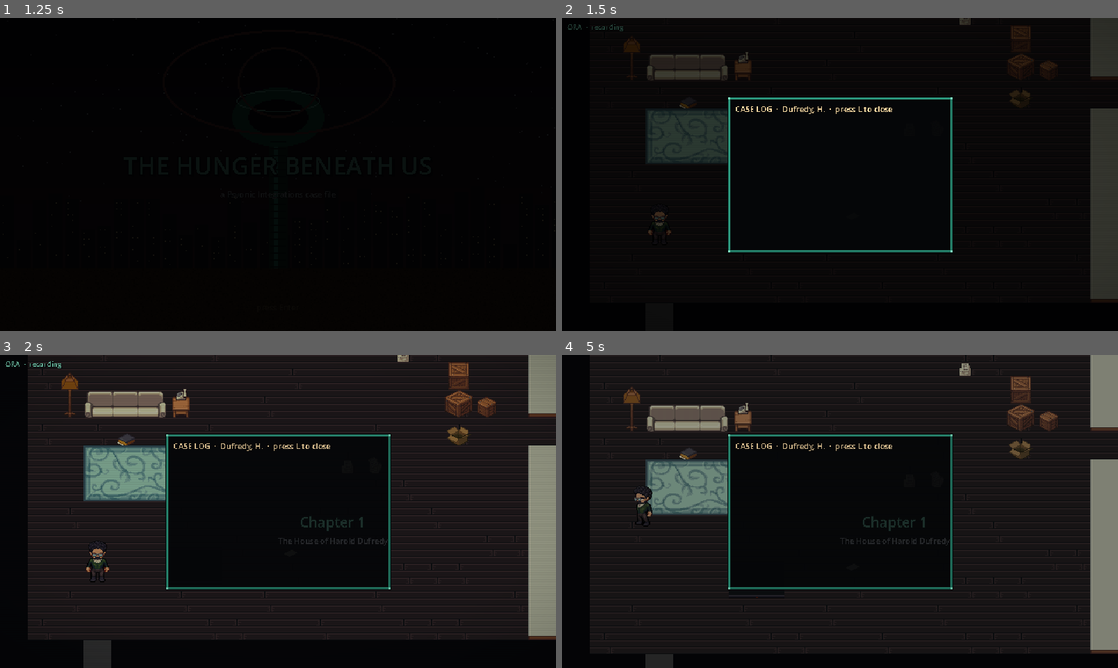
Above: before the commit, frames 1-4 (two rows, left to right).
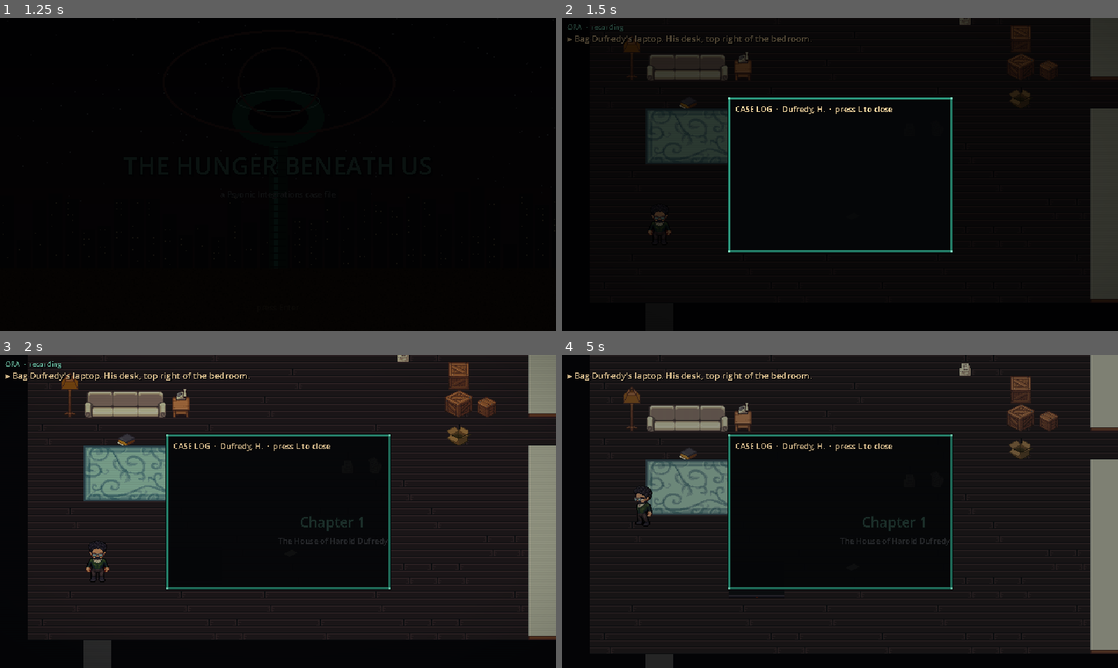
Above: after the commit, the same moments.

Repository: roweboat25/Hunger-beneath-us
Game: Godot game, scene res://scenes/Main.tscn
Two runs of this game, one before a commit and one after it. Both use one fixed random seed, a clock stepped at 60 frames per second and the inputs below.
Inputs:
- Up to frame 1 (1.25 s): tap Enter at 0.5 s; hold D (move_right) from 0.53 s (still down); hold E (interact) from 0.53 s (still down)
- Up to frame 2 (1.5 s): tap Enter at 1.25 s; release D (move_right) at 1.28 s; release E (interact) at 1.28 s; hold S (move_down) from 1.28 s (still down); tap L (case_log) at 1.35 s
- Up to frame 3 (2 s): keep holding S (move_down); tap E (interact) at 1.55 s
- Up to frame 4 (5 s): tap L (case_log) at 2, 4.35 s; release S (move_down) at 2.03 s; hold D (move_right) 2.03-2.78 s; hold E (interact) 2.03-2.78 s; tap Space at 2.75, 4.25 s; hold W (move_up) 2.78-3.53 s; tap G (toggle_glasses) at 2.85 s; tap E (interact) at 3.05, 4.55 s; tap Enter at 3.5 s; hold E (interact) 3.53-4.28 s; hold A (move_left) from 3.53 s (still down)

Frame 1 is identical in both runs. In frame 2, 0.3% of the frame differs, in the area x 1-45%, y 5-9%; in frame 3, 0.4%; in frame 4, 0.4%.

Commit message:
Add first-person close-up views and an on-screen objective line
Key moments now switch to a painted first-person view with hotspots
(arrows choose, E examines, Esc steps back): Dufredy's desk and laptop,
the eyes on the bedroom floor, Mira's ritual circle, Lynx's laptop, the
door in the cliff and the mirror. Backdrops come from tools/closeups.py.
Every scene also reports what to do next under the HUD line, so players
know what gates the exit.

Co-Authored-By: Claude Fable 5.1 <noreply@anthropic.com>
Claude-Session: https://claude.ai/code/session_01B2ggZ7uvmcjyRPxg6sEM7Z

Diff:
--- a/scripts/maps/ApartmentScene.gd
+++ b/scripts/maps/ApartmentScene.gd
@@ -2,6 +2,20 @@
 ## Scene 1: Harold Dufredy's apartment. Chapter 1 of the novel.
 
 var _laptop_done := false
+var _desk_seen := false
+
+const DESK_HOTSPOTS := [
+	{"id": "cu_laptop", "label": "Ionware laptop", "rect": Rect2(170, 95, 170, 110)},
+	{"id": "cu_papers", "label": "printouts", "rect": Rect2(330, 120, 140, 80)},
+	{"id": "cu_mug", "label": "coffee mug", "rect": Rect2(90, 190, 60, 50)},
+	{"id": "cu_boxes", "label": "boxes", "rect": Rect2(470, 150, 150, 120)},
+]
+
+
+func objective_text() -> String:
+	if not Game.has_flag("laptop_bagged"):
+		return "Bag Dufredy's laptop. His desk, top right of the bedroom."
+	return "Leave. The doorway at the bottom left."
 
 
 func _init() -> void:
@@ -46,16 +60,17 @@
 			await ui.think("Nobody had slept here in weeks. The desk chair, though, was worn through.")
 			ui.close()
 		"eyes":
+			closeup.show_view("the bedroom floor", "res://assets/closeups/apartment_eyes.png")
 			await ui.say("ORA", "Biological debris identified. Police notified.", "ora")
 			await ui.think("A patch of dried blood stained the dusty brown carpet, framed by two white spheres.")
 			await ui.say("Carl", "Harold Dufredy's eyes.", "carl")
 			await ui.think("Finding a man's eyes, clearly ripped out to the optic nerve, is never a good sight. Why would he discard them in this way?")
 			ui.close()
+			closeup.hide_view()
 			Game.set_flag("eyes_found")
 			Game.log_entry("Eyes found on the bedroom floor. Removed to the optic nerve.")
-		"desk":
-			await ui.think("Most dads keep a photo of their kids on their desks. Something human. There was nothing here. Just an Ionware laptop on a plain wooden desk.")
-			ui.close()
+		"desk", "laptop":
+			await _desk_closeup()
 		"stick":
 			await ui.think("Every crunch underfoot echoed like dry leaves in an autumn forest. For a second, I forgot the smell. It reminded me of the woods behind my childhood house.")
 			await ui.think("Then came a sharp snap.")
@@ -80,14 +95,37 @@
 			Game.set_flag("ceiling_eye")
 			Game.add_connection(2.0, "looked at the eye")
 			Game.log_entry("Eye symbol made of sticks taped to the bedroom ceiling. No pupil.")
-		"laptop":
+		"exit":
+			await _try_leave()
+
+
+## First-person view of the desk. The laptop hotspot runs the Psyon sequence.
+func _desk_closeup() -> void:
+	if not _desk_seen:
+		_desk_seen = true
+		await ui.think("Most dads keep a photo of their kids on their desks. Something human. There was nothing here. Just an Ionware laptop on a plain wooden desk.")
+		ui.close()
+	await closeup.run("Dufredy's desk", "res://assets/closeups/apartment_desk.png", DESK_HOTSPOTS, _on_desk)
+
+
+func _on_desk(id: String) -> void:
+	match id:
+		"cu_laptop":
 			if _laptop_done:
 				await ui.think("The laptop was in the evidence bag. I wasn't opening it again. Not here.")
 				ui.close()
-				return
-			await _laptop_sequence()
-		"exit":
-			await _try_leave()
+			else:
+				await _laptop_sequence()
+		"cu_papers":
+			await ui.think("Printouts. Psyon transcripts, hundreds of pages. Every reply blacked out by hand with a marker. He'd kept only his own questions.")
+			ui.close()
+			Game.log_entry("Desk: printed Psyon transcripts, every reply redacted by hand.")
+		"cu_mug":
+			await ui.think("Coffee with a skin on it. Weeks old. The ring underneath was older.")
+			ui.close()
+		"cu_boxes":
+			await ui.think("Unopened deliveries. He'd stopped going outside long before he stopped seeing.")
+			ui.close()
 
 
 func _laptop_sequence() -> void:
--- a/scripts/maps/DesertScene.gd
+++ b/scripts/maps/DesertScene.gd
@@ -3,6 +3,14 @@
 
 var _sedan_done := false
 var _at_door := false
+
+
+func objective_text() -> String:
+	if not _sedan_done:
+		return "The sedan, out on the flats."
+	if not _at_door:
+		return "The door in the cliff, to the east."
+	return "Walk in."
 
 
 func _init() -> void:
@@ -69,6 +77,7 @@
 	Game.input_locked = true
 	await ui.think("Each footfall felt rehearsed. Then: static.")
 	ui.close()
+	closeup.show_view("the door", "res://assets/closeups/desert_door.png")
 	await main.filter.flash(0.1)
 	Game.set_glasses(false)
 	await ui.think("My ORA-frames shut down. A scream of digital distortion ripped through my skull. I tore the glasses off. Silence.")
@@ -88,6 +97,7 @@
 	ui.close()
 	Game.add_connection(2.0, "bowed")
 	await main.filter.flash(0.2)
+	closeup.hide_view()
 	show_prop("cave_door", false)
 	await ui.think("The door slid open.")
 	ui.close()
--- a/scripts/maps/HomeScene.gd
+++ b/scripts/maps/HomeScene.gd
@@ -8,6 +8,21 @@
 var _ezra_done := false
 var _ritual_done := false
 var _slept := false
+
+const RITUAL_HOTSPOTS := [
+	{"id": "cu_sticks", "label": "the circle", "rect": Rect2(90, 150, 400, 130)},
+	{"id": "cu_tablet", "label": "the tablet", "rect": Rect2(240, 210, 110, 60)},
+	{"id": "cu_light", "label": "nightlight", "rect": Rect2(105, 55, 80, 70)},
+	{"id": "cu_bed", "label": "Mira's bed", "rect": Rect2(420, 70, 200, 100)},
+]
+
+
+func objective_text() -> String:
+	if _second:
+		return "" if _ritual_done else "Check on Mira. Her room is on the right."
+	if not _mira_done:
+		return "Dinner. Talk to Monica, Mira and Ezra."
+	return "Sleep. The couch on the left."
 
 
 func _init() -> void:
@@ -60,8 +75,7 @@
 			if _second and not _ritual_done:
 				await _ritual()
 			elif _second:
-				await ui.think("Sticks. Snapped clean. Two inner rings. The crayon eye was still on the floor.")
-				ui.close()
+				await closeup.run("Mira's floor", "res://assets/closeups/home_ritual.png", RITUAL_HOTSPOTS, _on_ritual_spot)
 		"ezra_bed":
 			await ui.think("Ezra's room. VR headset on the pillow, thirty minutes a night, managed and metered.")
 			ui.close()
@@ -329,6 +343,7 @@
 	await ui.think("A soft sound drifted down the hall. Mira, talking to someone. Not in conversation. With a distinct, measured rhythm.")
 	await ui.say("Mira", "The art you lost will speak through me, / The name you wore, the things you dream...", "mira")
 	await ui.think("She sat on the floor, cross-legged, her back to me, her gaze fixed on a circle at the foot of her bed. Sticks. Thin, brittle, snapped clean. Two inner rings. Exactly like Dufredy's ceiling.")
+	closeup.show_view("Mira's room", "res://assets/closeups/home_ritual.png")
 	await ui.think("Inside the circle: a pale, smooth stone, her school tablet, and a scrap of paper with a spiralling eye drawn in bright red crayon.")
 	var pick := await ui.choose(["Barge in now.", "Wait. Watch."])
 	if pick == 1:
@@ -371,6 +386,7 @@
 	await ui.think("The floor rushed up to meet me.")
 	ui.close()
 	await main.fade_out(1.2)
+	closeup.hide_view()
 	Game.add_connection(2.0, "Mira's ritual")
 	Game.log_entry("Mira built a stick circle with two inner rings and chanted a verse. Her tablet answered. Same forked build.")
 	await beat(1.0)
@@ -383,6 +399,26 @@
 	await main.change_map("res://scenes/maps/WarRoom.tscn")
 
 
+func _on_ritual_spot(id: String) -> void:
+	match id:
+		"cu_sticks":
+			await ui.think("Sticks. Snapped clean. Two inner rings. The crayon eye was still on the floor. I didn't touch it.")
+			ui.close()
+		"cu_tablet":
+			if Game.has_flag("tablet_smashed"):
+				await ui.think("The tablet was in pieces in the bin. The chime it made was still in my head.")
+			else:
+				await ui.think("The tablet was in my coat. Evidence. It felt warm through the lining, which was impossible.")
+			ui.close()
+		"cu_light":
+			await ui.think("Her nightlight. She'd asked for it last year. 'In case something looks at me,' she said. I'd laughed.")
+			ui.close()
+			Game.add_connection(1.0, "the nightlight")
+		"cu_bed":
+			await ui.think("Mira's bed. The toy lion I won for her at Red Rock Plaza, years ago, before everything got so loud.")
+			ui.close()
+
+
 func _try_leave() -> void:
 	if _second:
 		await ui.think("Mira first.")
--- a/scripts/maps/HospitalScene.gd
+++ b/scripts/maps/HospitalScene.gd
@@ -4,6 +4,14 @@
 var _checked_in := false
 var _nurse_done := false
 var _interviewed := false
+
+
+func objective_text() -> String:
+	if not _checked_in:
+		return "Check in at reception."
+	if not _interviewed:
+		return "Dufredy's room, at the end of the corridor."
+	return "Leave. The doorway at the bottom left."
 
 
 func _init() -> void:
--- a/scripts/maps/LynxApartmentScene.gd
+++ b/scripts/maps/LynxApartmentScene.gd
@@ -4,6 +4,14 @@
 
 var _entered := false
 var _ritual_done := false
+
+
+func objective_text() -> String:
+	if not _entered:
+		return "Her door."
+	if not _ritual_done:
+		return "Her laptop, on the bed in the back room."
+	return "Leave. The coordinates point into the desert."
 
 
 func _init() -> void:
@@ -65,6 +73,7 @@
 		return
 	await ui.think("A laptop resting on her pillow. Psyon turned on as I approached. The words slowly populated the screen and infected my mind.")
 	ui.close()
+	closeup.show_view("Lynx's bed", "res://assets/closeups/lynx_laptop.png")
 	psyon.open(true)
 	await beat(0.8)
 	await psyon.machine_says("Welcome, Carl.")
@@ -122,6 +131,7 @@
 	ui.hide()
 	await main.filter.flash(0.3)
 	psyon.close()
+	closeup.hide_view()
 	await ui.think("The screen went dark, then turned on. The record of our conversation was gone. My eyes were dry from not blinking. I began to cry with no tears.")
 	ui.close()
 	_ritual_done = true
--- a/scripts/maps/MapScene.gd
+++ b/scripts/maps/MapScene.gd
@@ -23,6 +23,23 @@
 ## Called by Main once the map is on screen.
 func start() -> void:
 	pass
+
+
+## One line telling the player what to do next; shown under the HUD.
+func objective_text() -> String:
+	return ""
+
+
+var _last_objective := "\u0001"
+
+
+func _physics_process(_delta: float) -> void:
+	if main == null:
+		return
+	var o := objective_text()
+	if o != _last_objective:
+		_last_objective = o
+		main.filter.set_objective(o)
 
 
 ## Called for every examine, talk, and floor trigger in this map.
--- a/scripts/maps/MirrorScene.gd
+++ b/scripts/maps/MirrorScene.gd
@@ -2,6 +2,18 @@
 ## Scene 9b: the chamber behind the door. The mirror ritual. End of Act 1.
 
 var _begun := false
+
+const MIRROR_HOTSPOTS := [
+	{"id": "cu_glass", "label": "the pupil", "rect": Rect2(270, 120, 100, 150)},
+	{"id": "cu_dais", "label": "the dais", "rect": Rect2(190, 245, 260, 70)},
+	{"id": "cu_pillars", "label": "pillars", "rect": Rect2(120, 120, 60, 180)},
+]
+
+
+func objective_text() -> String:
+	if Game.has_flag("act1_done"):
+		return ""
+	return "Approach the pupil." if _begun else "Step into the centre of the chamber."
 
 
 func _init() -> void:
@@ -21,7 +33,20 @@
 		"center":
 			await _voice()
 		"mirror":
+			await closeup.run("the pupil", "res://assets/closeups/mirror.png", MIRROR_HOTSPOTS, _on_mirror_spot)
+
+
+func _on_mirror_spot(id: String) -> void:
+	match id:
+		"cu_glass":
 			await _mirror()
+		"cu_dais":
+			await ui.think("Stone steps, worn smooth in the middle. People had knelt here. A lot of them.")
+			ui.close()
+		"cu_pillars":
+			await ui.think("Pillars older than the city above them. Carved with rings inside rings.")
+			ui.close()
+			Game.add_connection(1.0, "the carvings")
 
 
 func _voice() -> void:
@@ -86,6 +111,7 @@
 	Game.set_flag("act1_done")
 	Game.log_entry("The mirror chamber. 'A twin must be born.' Something downloaded to my frames and began to breathe.")
 	await main.fade_out(1.0)
+	closeup.hide_view()
 	await ui.say("", "Somewhere nearby, in an old office chair, Lynx spun slowly and asked herself why she had come out here alone.")
 	await ui.say("", "Her newfound tranquility was interrupted by a scream.")
 	ui.close()
--- a/scripts/maps/ParkScene.gd
+++ b/scripts/maps/ParkScene.gd
@@ -3,6 +3,12 @@
 
 var _seth_done := false
 var _tyson_done := false
+
+
+func objective_text() -> String:
+	if _seth_done and _tyson_done:
+		return "Leave. The path at the bottom left."
+	return "Interview the witnesses: Seth on the bench, Tyson in the alley."
 
 
 func _init() -> void:
--- a/scripts/maps/SouthtownScene.gd
+++ b/scripts/maps/SouthtownScene.gd
@@ -4,6 +4,12 @@
 
 var _met_lynx := false
 var _eye_sprite: Sprite2D
+
+
+func objective_text() -> String:
+	if not _met_lynx:
+		return "Lynx is waiting at the station."
+	return "Follow the glyphs east, to the overpass."
 
 
 func _init() -> void:
--- a/scripts/maps/WarRoomScene.gd
+++ b/scripts/maps/WarRoomScene.gd
@@ -7,6 +7,14 @@
 var _footage := false
 var _lynx_warned := false
 var _emmet_briefed := false
+
+
+func objective_text() -> String:
+	if _day2:
+		return "Take the elevator, top right." if _emmet_briefed else "Debrief Emmet."
+	if _footage:
+		return "Take the elevator, top right."
+	return "Report to Turan, then see what Forner pulled." if _reported else "Report to Turan."
 
 
 func _init() -> void:
--- a/scripts/ui/CloseUp.gd
+++ b/scripts/ui/CloseUp.gd
@@ -26,8 +26,6 @@
 
 func _ready() -> void:
 	set_anchors_preset(Control.PRESET_FULL_RECT)
-	_fit_viewport()
-	get_viewport().size_changed.connect(_fit_viewport)
 	mouse_filter = Control.MOUSE_FILTER_IGNORE
 	_bg = TextureRect.new()
 	_bg.expand_mode = TextureRect.EXPAND_IGNORE_SIZE
@@ -45,7 +43,7 @@
 	_caption.add_theme_color_override("font_shadow_color", Color("050608"))
 	_caption.add_theme_constant_override("shadow_offset_x", 1)
 	_caption.add_theme_constant_override("shadow_offset_y", 1)
-	_caption.position = Vector2(8, 18)
+	_caption.position = Vector2(8, 30)
 	add_child(_caption)
 	_hint = Label.new()
 	_hint.add_theme_font_size_override("font_size", 9)
@@ -54,9 +52,11 @@
 	_hint.add_theme_constant_override("shadow_offset_x", 1)
 	_hint.add_theme_constant_override("shadow_offset_y", 1)
 	_hint.horizontal_alignment = HORIZONTAL_ALIGNMENT_RIGHT
-	_hint.position = Vector2(320, 18)
+	_hint.position = Vector2(320, 30)
 	_hint.size = Vector2(312, 14)
 	add_child(_hint)
+	_fit_viewport()
+	get_viewport().size_changed.connect(_fit_viewport)
 	hide()
 
 
--- a/scripts/ui/GlassesFilter.gd
+++ b/scripts/ui/GlassesFilter.gd
@@ -7,6 +7,7 @@
 var _mat: ShaderMaterial
 var _hud: Control
 var _hud_label: Label
+var _objective: Label
 var _glasses_value := 1.0
 var _target := 1.0
 
@@ -33,6 +34,14 @@
 	_hud_label.add_theme_constant_override("shadow_offset_x", 1)
 	_hud_label.add_theme_constant_override("shadow_offset_y", 1)
 	_hud.add_child(_hud_label)
+	_objective = Label.new()
+	_objective.position = Vector2(6, 16)
+	_objective.add_theme_font_size_override("font_size", 10)
+	_objective.add_theme_color_override("font_color", Color("f5d6a0"))
+	_objective.add_theme_color_override("font_shadow_color", Color("050608", 0.9))
+	_objective.add_theme_constant_override("shadow_offset_x", 1)
+	_objective.add_theme_constant_override("shadow_offset_y", 1)
+	add_child(_objective)
 	_fit_viewport()
 	get_viewport().size_changed.connect(_fit_viewport)
 	var corner := TextureRect.new()
@@ -50,6 +59,11 @@
 
 func set_hud_text(t: String) -> void:
 	_hud_label.text = t
+
+
+## The current goal, shown under the HUD line whatever the glasses state.
+func set_objective(t: String) -> void:
+	_objective.text = "" if t.is_empty() else "\u25b8 " + t
 
 
 func _on_toggled(on: bool) -> void:
